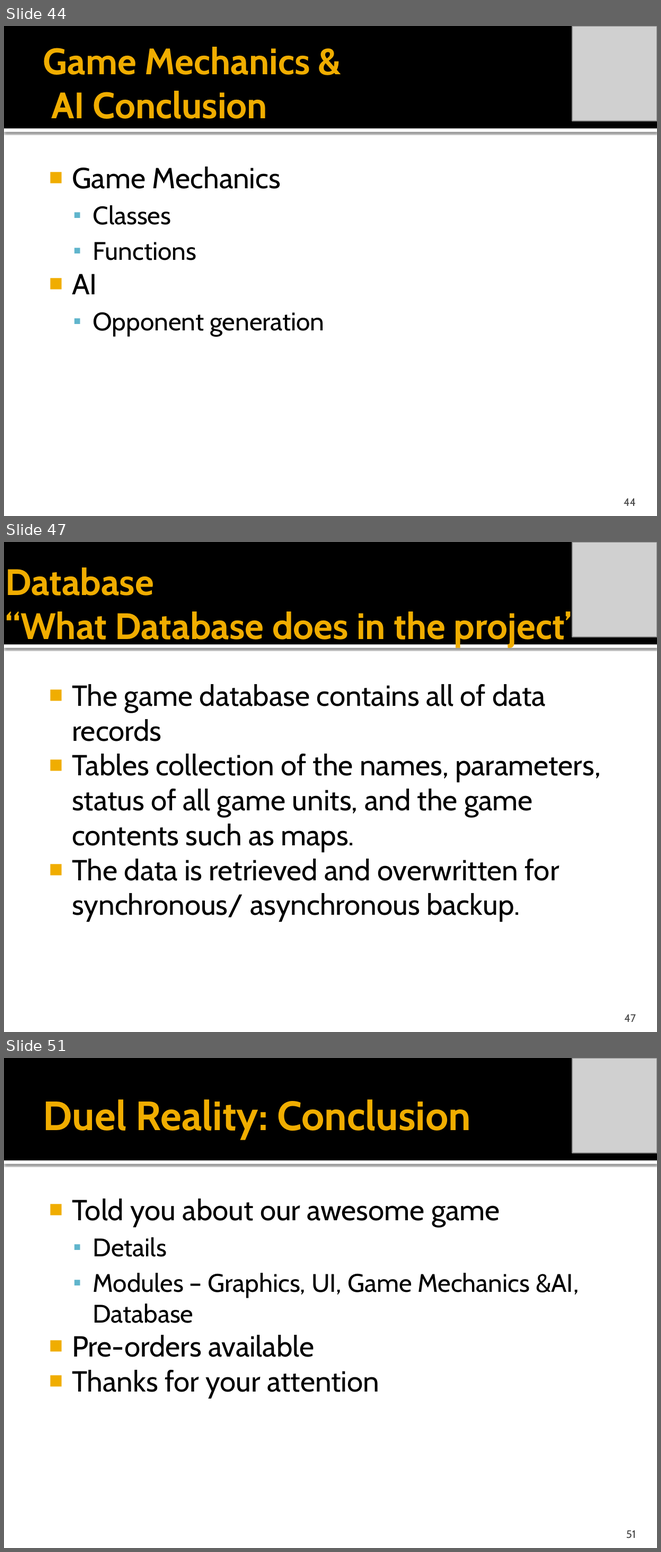
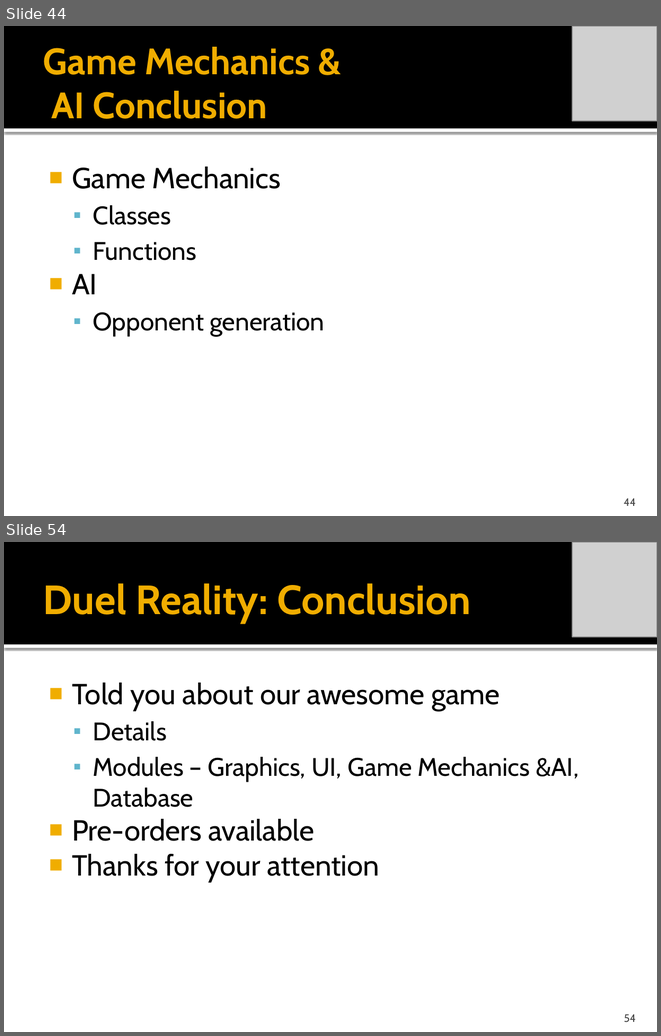
Before and after one commit to idxExtropy/duel-reality, a slide deck: Docs/DUEL REALITY .pptx. Shown one above the other, each under a label of ours: slides 44, 47 and 51 before the commit, slides 44 and 54 after it; the slides between them are not shown. The pictures are 661x1552 and 661x1036 pixels, drawn with LibreOffice and Linux fonts; fonts in the diff are those of the drawing; grey boxes stand for pictures. Boxes give left, top, right and bottom in pixels: in the first picture for what was removed or moved away, otherwise in the second. Text is boxed around its words. In the diff, an @@ line names an element or a change of style, - is before the commit and + after.

```diff
--- a/Docs/DUEL REALITY .pptx
+++ b/Docs/DUEL REALITY .pptx
@@ slide 47 removed at box(4, 542, 657, 1032), background #FFFFFF; not listed: 2 template elements that a slide beside it also shows @@
@@ picture removed at box(572, 542, 657, 637) @@
@@ title removed at box(5, 567, 580, 647) @@
-Database
-“What Database does in the project”
@@ text removed at box(72, 684, 601, 921) @@
-■ The game database contains all of data records
-■ Tables collection of the names, parameters, status of all game units, and the game contents such as maps.
-■ The data is retrieved and overwritten for synchronous/ asynchronous backup.
@@ page number removed at box(624, 1014, 636, 1022) @@
-47
@@ what was slide 51 is now slide 54 @@
@@ page number at box(624, 1014, 636, 1022): text changed @@
-51
+54
```
Also in this commit, not shown: 1 slide changed, 9 slides added, 5 other slides removed.
